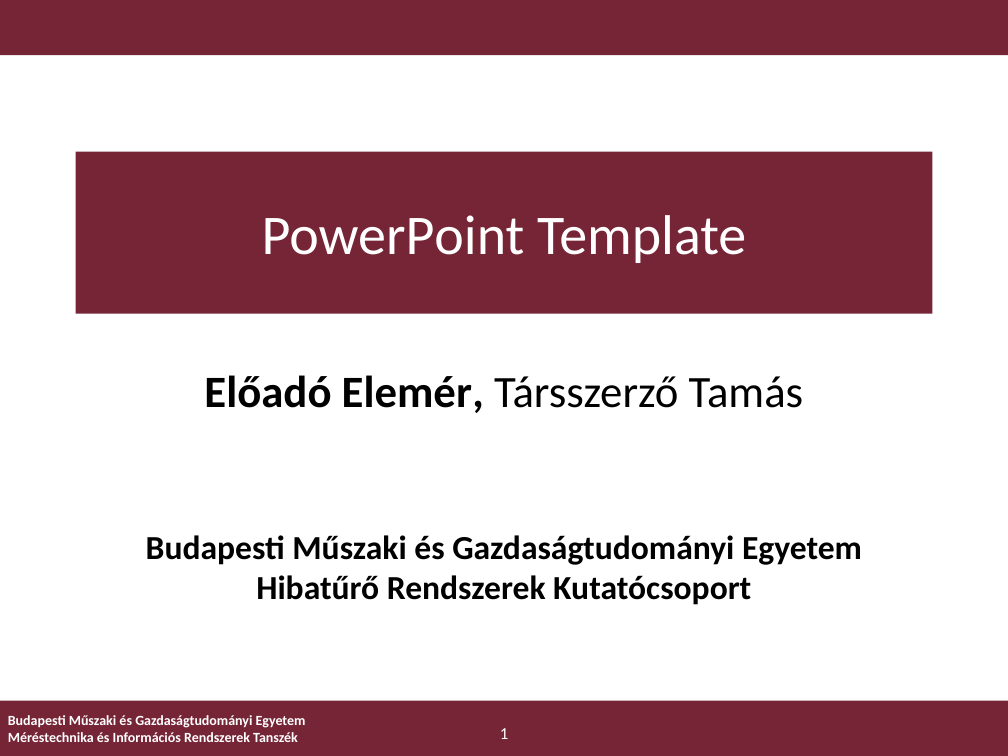
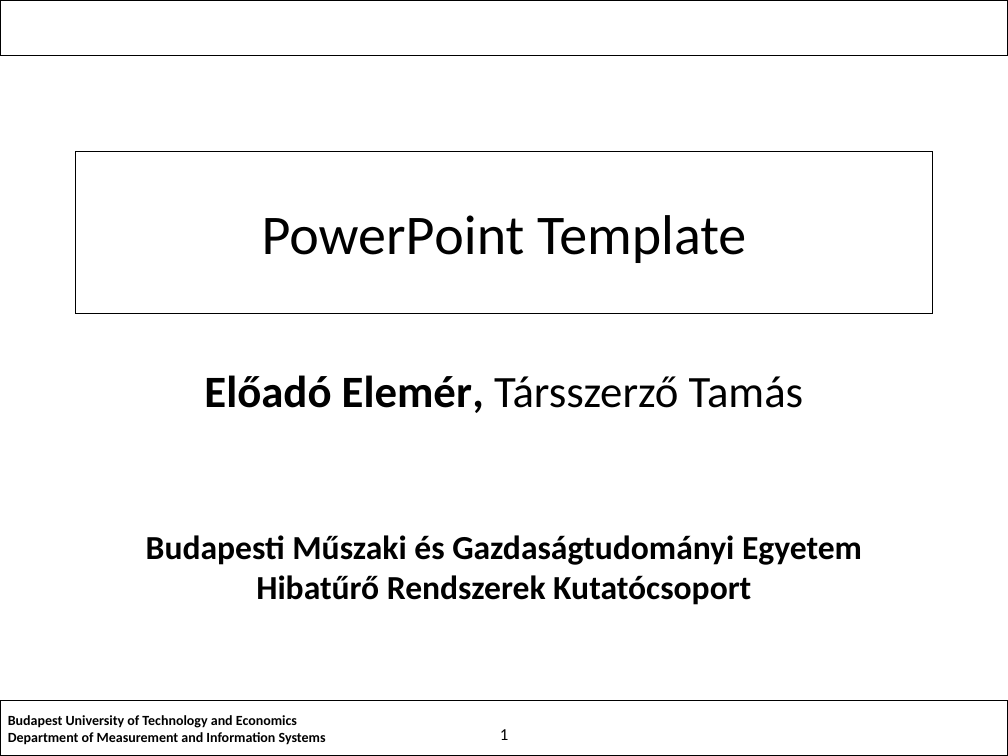
Before and after one commit to ftsrg/templates, a slide deck: slide 1 of templates/ftsrg-presentation.pptx. Drawn at 1008x756 pixels with LibreOffice and Linux fonts; fonts in the diff are those of the drawing; background and template pictures are left out. Boxes give left, top, right and bottom in pixels: in the first picture for what was removed or moved away, otherwise in the second. Text is boxed around its words. In the diff, an @@ line names an element or a change of style, - is before the commit and + after.

```diff
--- a/templates/ftsrg-presentation.pptx
+++ b/templates/ftsrg-presentation.pptx
@@ rectangle at (0, 0, 1008, 55): fill #762536 to none; outline none to #000000 1 pt @@
@@ title "PowerPoint Template" at (76, 151, 932, 313): text colour #FFFFFF to #000000; fill #762536 to none; outline none to #000000 0.75 pt @@
@@ rectangle at (0, 714, 1008, 756): fill gradient #762536 to #A3334B to none; outline none to #000000 0.75 pt @@
@@ rectangle at (0, 701, 1008, 756): fill #762536 to #FFFFFF; outline none to #000000 1 pt @@
@@ text at (8, 715, 326, 745): text changed; text colour #FFFFFF to #000000 @@
-Budapesti Műszaki és Gazdaságtudományi Egyetem
-Méréstechnika és Információs Rendszerek Tanszék
+Budapest University of Technology and Economics
+Department of Measurement and Information Systems
@@ page number at (500, 729, 508, 740): text colour #FFFFFF to #000000 @@
```
Also in this commit, not shown: 2 other slides changed.
